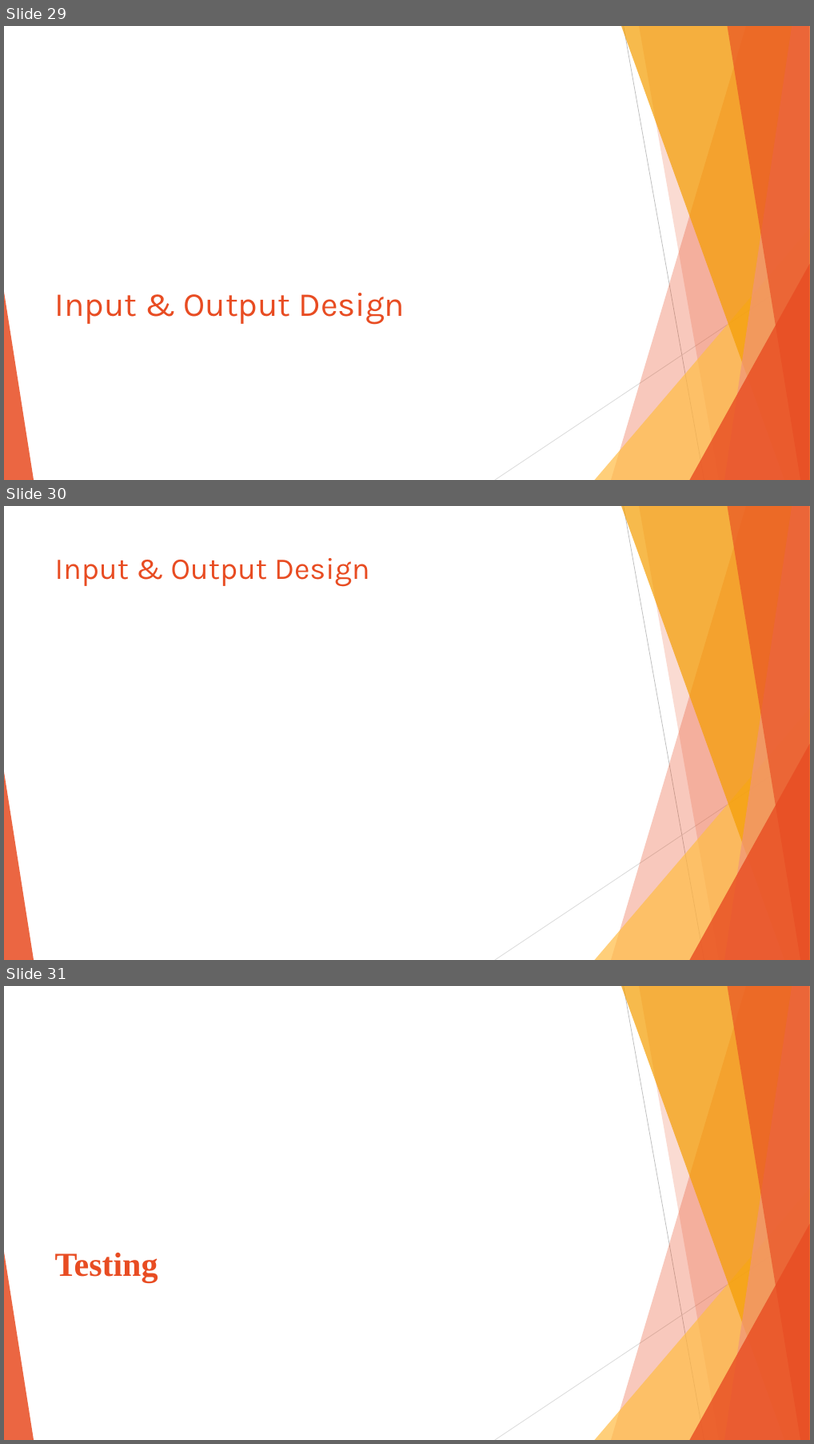
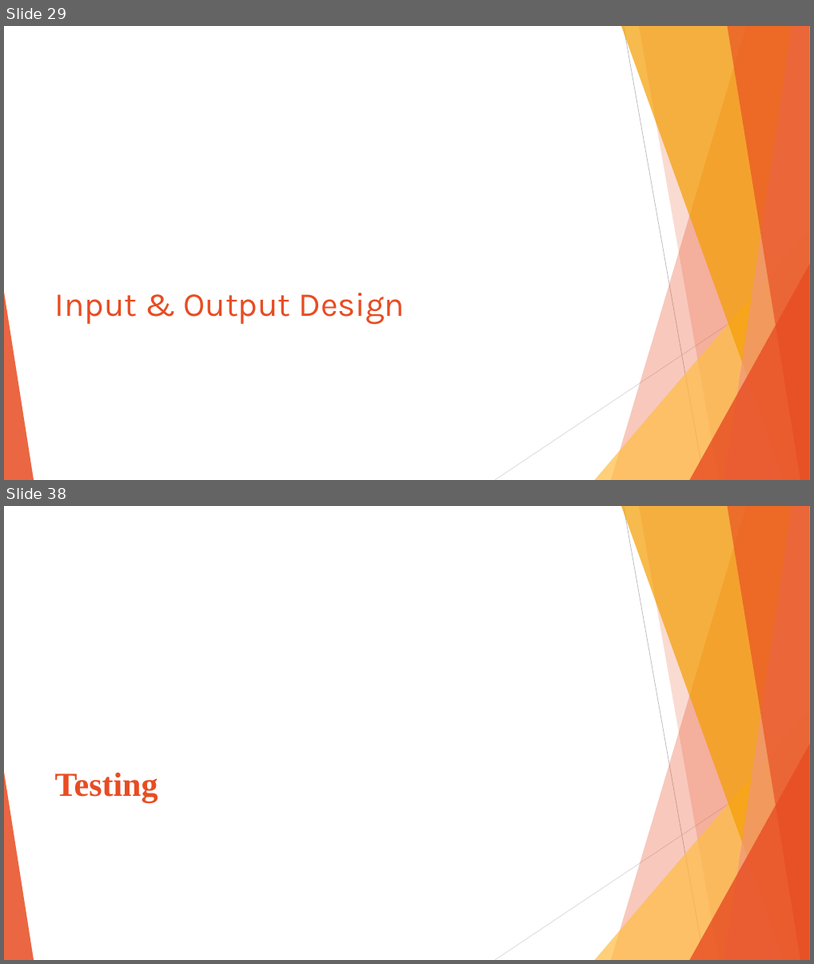
Before and after one commit to preyash2047/Stock_Price_Prediction, a slide deck: Project Presentation/PPT/SPP.pptx. Shown one above the other, each under a label of ours: slides 29, 30 and 31 before the commit, slides 29 and 38 after it; the slides between them are not shown. The pictures are 814x1444 and 814x964 pixels, drawn with LibreOffice and Linux fonts; fonts in the diff are those of the drawing. Boxes give left, top, right and bottom in pixels: in the first picture for what was removed or moved away, otherwise in the second. Text is boxed around its words. In the diff, an @@ line names an element or a change of style, - is before the commit and + after.

```diff
--- a/Project Presentation/PPT/SPP.pptx
+++ b/Project Presentation/PPT/SPP.pptx
@@ slide 30 removed at (4, 506, 810, 960), background #FFFFFF; not listed: 10 template elements that a slide beside it also shows @@
@@ title removed at (55, 558, 370, 587) @@
-Input & Output Design
@@ what was slide 31 is now slide 38 @@
```
Also in this commit, not shown: 7 slides changed, 9 slides added, 4 other slides removed, 1 other file.
